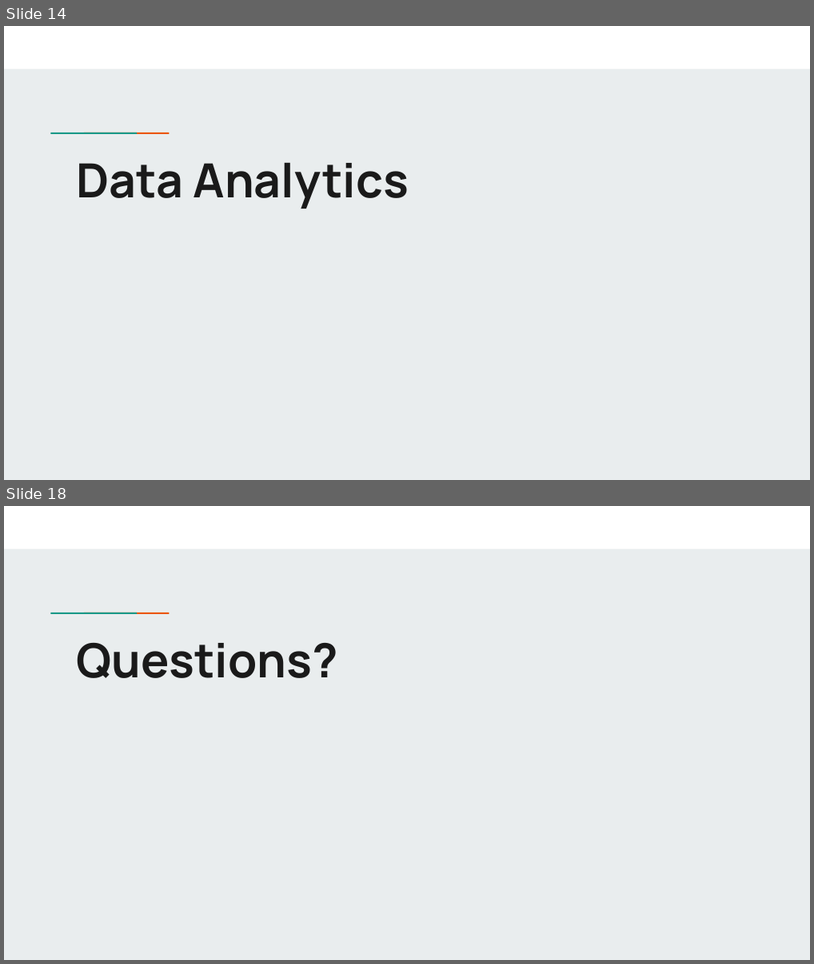
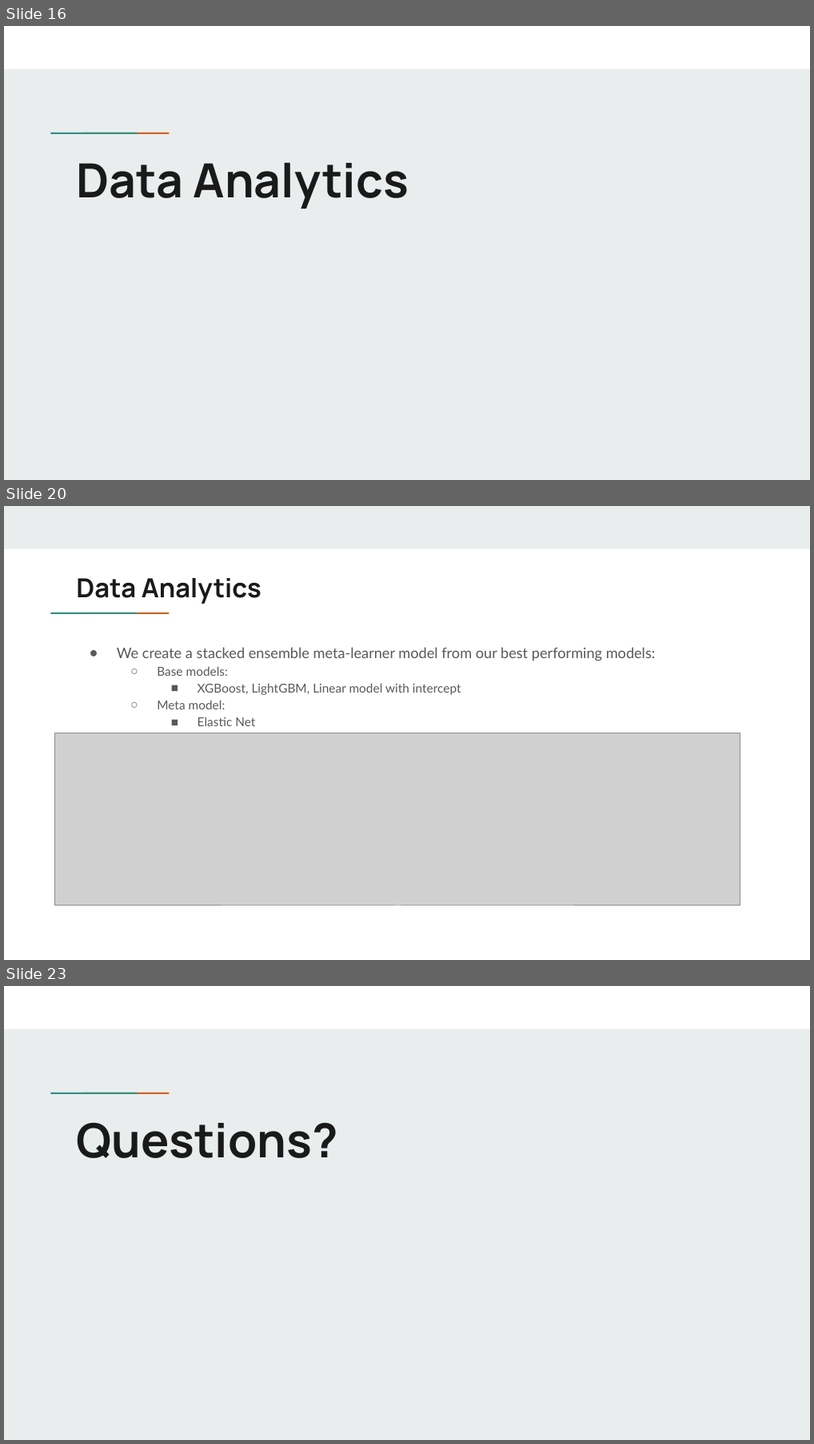
Before and after one commit to dmatlock96/Intro_Data_Science_Final_Project, a slide deck: COMP 494 Example Final Project Presentation.pptx. Shown one above the other, each under a label of ours: slides 14 and 18 before the commit, slides 16, 20 and 23 after it; the slides between them are not shown. The pictures are 814x964 and 814x1444 pixels, drawn with LibreOffice and Linux fonts; fonts in the diff are those of the drawing; grey boxes stand for pictures. Boxes give left, top, right and bottom in pixels: in the first picture for what was removed or moved away, otherwise in the second. Text is boxed around its words. In the diff, an @@ line names an element or a change of style, - is before the commit and + after.

```diff
--- a/COMP 494 Example Final Project Presentation.pptx
+++ b/COMP 494 Example Final Project Presentation.pptx
@@ slide 20 added at box(4, 506, 810, 960), background #FFFFFF; not listed: 2 template elements that a slide beside it also shows @@
@@ rectangle added at box(4, 506, 810, 548), fill #E9EDEE @@
@@ title added at box(76, 578, 262, 604), 23.4 pt, text #1A1A1A, bold @@
+Data Analytics
@@ text added at box(117, 647, 656, 726), 11 pt, text #595959 @@
+● We create a stacked ensemble meta-learner model from our best performing models:
+  ○ Base models:
+    ■ XGBoost, LightGBM, Linear model with intercept
+  ○ Meta model:
+    ■ Elastic Net
@@ picture added at box(56, 732, 741, 905) @@
@@ what was slide 14 is now slide 16 @@
@@ what was slide 18 is now slide 23 @@
```
Also in this commit, not shown: 4 slides changed, 5 other slides added, 1 slide removed, 2 other files.
